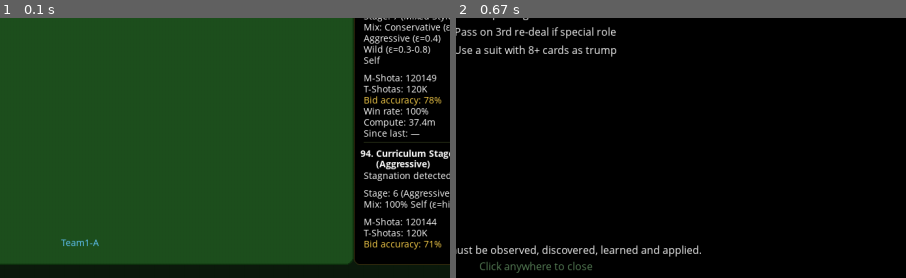
Above: before the commit, frames 1-2 (left to right).
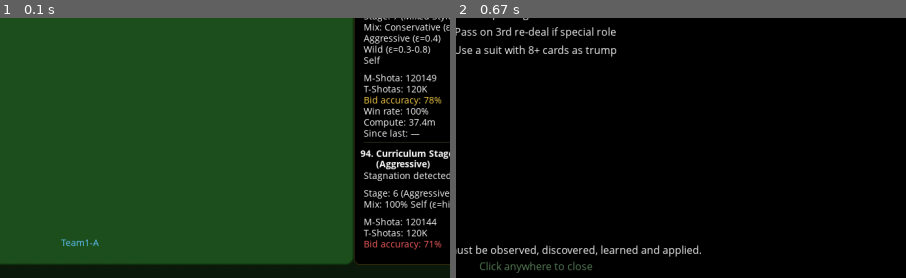
Above: after the commit, the same moments.

Repository: aamagzoub/engineering-intelligence
Game: pygame game, started from gui_wist_discovery/main.py
Same seed, same stepped clock (60 frames per second), same inputs: the game is played once before the commit and once after it.
Inputs:
- Up to frame 1 (0.1 s): no input
- Up to frame 2 (0.67 s): click "Learning Agent Information" at 0.38 s
The pictures show only the part of the screen within x 41-91%, y 50-100%; the shares and areas given below are measured in that part.

The runs differ from the first frame. In frame 1, 0.2% of the frame differs, in the area x 80-99%, y 85-90%; in frame 2, nothing differs.

Commit message:
feat: directional color for milestone stats — gold=up, coral=down, white=same

Diff:
--- a/gui_wist_discovery/renderer.py
+++ b/gui_wist_discovery/renderer.py
@@ -481,7 +481,7 @@
                     if y + 14 > disc_rect.bottom - 15:
                         break
 
-                    # Determine color: gold if value changed, except always-changing fields.
+                    # Determine color: gold=increased, coral=decreased, white=unchanged.
                     line_color = color
                     if ":" in stripped:
                         key_part = stripped.split(":")[0].strip()
@@ -491,7 +491,16 @@
                             curr_val = curr_values.get(key_part)
                             prev_val = prev_values.get(key_part)
                             if prev_val is not None and curr_val is not None and curr_val != prev_val:
-                                line_color = TEXT_GOLD
+                                # Extract numeric part for directional comparison.
+                                try:
+                                    curr_num = float(curr_val.replace("%", "").replace(",", "").strip())
+                                    prev_num = float(prev_val.replace("%", "").replace(",", "").strip())
+                                    if curr_num > prev_num:
+                                        line_color = TEXT_GOLD  # Increased = gold.
+                                    else:
+                                        line_color = (255, 100, 100)  # Decreased = coral red.
+                                except (ValueError, AttributeError):
+                                    line_color = TEXT_GOLD  # Non-numeric change = gold.
 
                     y = self._wrap_text(body_font, stripped, px + 15, y, panel_text_w - 20, line_color, disc_rect.bottom - 20)
                     y += 1
